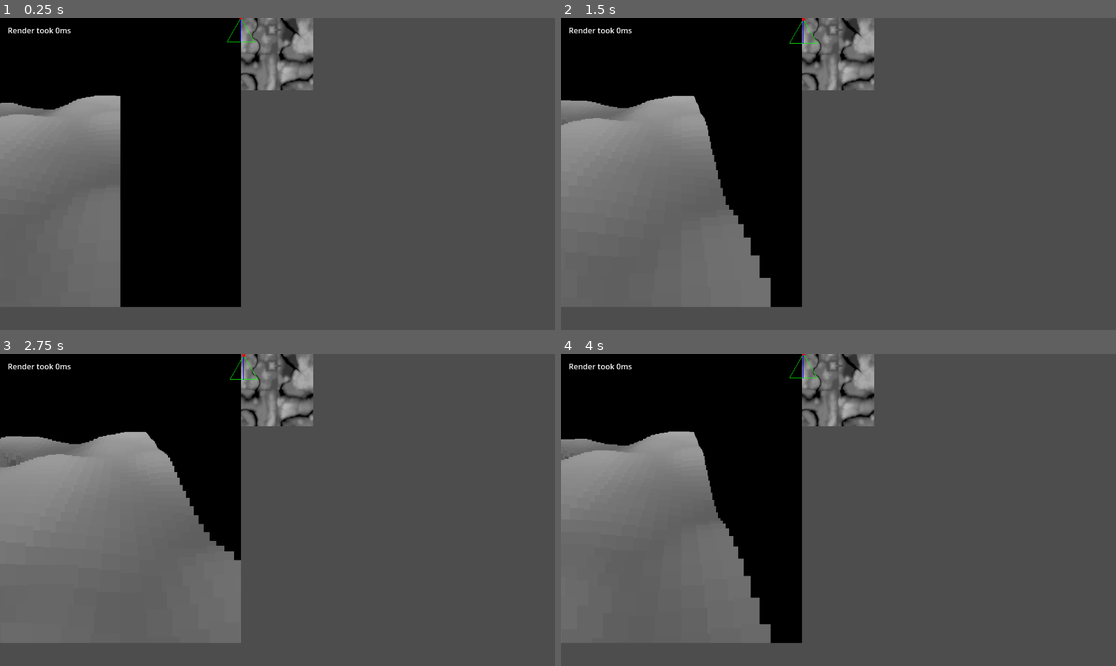
Above: before the commit, frames 1-4 (two rows, left to right).
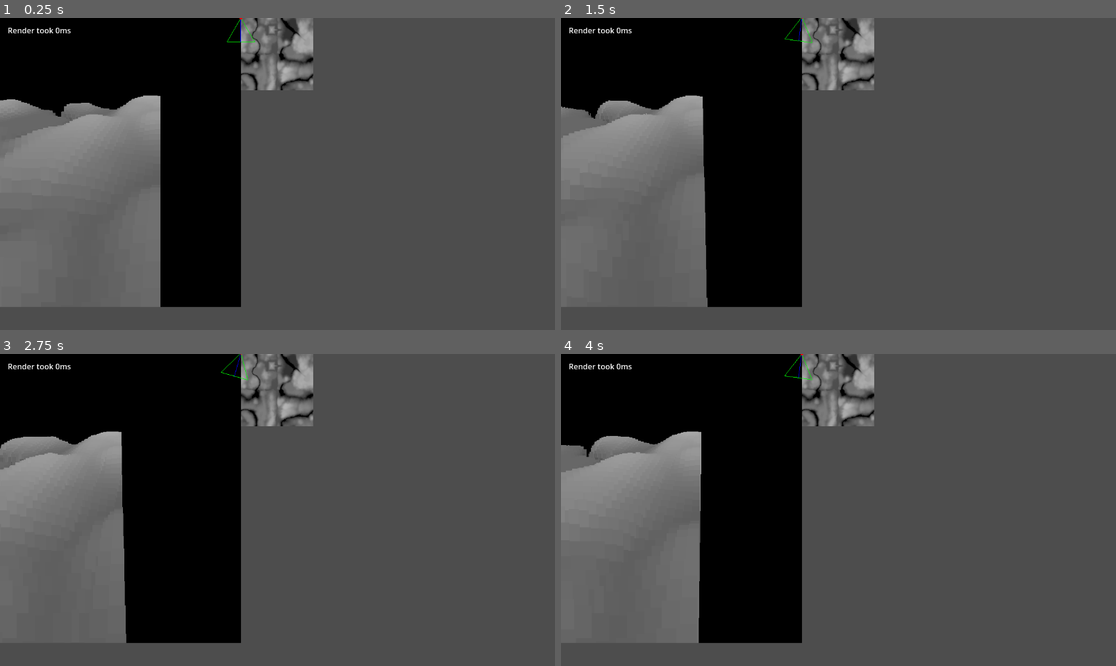
Above: after the commit, the same moments.

Repository: greenpixels/godot-voxel-space-demo
Game: Godot game, scene res://voxel_space_renderer/voxel_space_renderer.tscn
Same seed, same stepped clock (60 frames per second), same inputs: the game is played once before the commit and once after it.
Inputs:
- Up to frame 1 (0.25 s): no input
- Up to frame 2 (1.5 s): tap Enter at 0.5 s; hold Right (ui_right) 0.53-1.28 s; tap Space at 1.25 s; hold Down (ui_down) from 1.28 s (still down)
- Up to frame 3 (2.75 s): tap Enter at 2 s; release Down (ui_down) at 2.03 s; hold Right (ui_right) from 2.03 s (still down)
- Up to frame 4 (4 s): tap Space at 2.75 s; release Right (ui_right) at 2.78 s; hold Up (ui_up) 2.78-3.53 s; tap Enter at 3.5 s; hold Left (ui_left) from 3.53 s (still down)

The runs differ from the first frame. In frame 1, 6.2% of the frame differs, in the area x 0-29%, y 24-93%; in frame 2, 4.5%; in frame 3, 11%, in the area x 0-47%, y 0-93%; in frame 4, 5.0%.

Commit message:
feat: implement rotation

Diff:
--- a/voxel_space_renderer/voxel_space_renderer.gd
+++ b/voxel_space_renderer/voxel_space_renderer.gd
@@ -49,19 +49,20 @@
 		_update_view()
 
 ## The approximate pitch of the view (no performance impact). This determines whether the camera looks up or down.
-@export var pitch = 120.:
+@export var pitch : float = 120.:
 	set(value):
 		pitch = value
 		_update_view()
 
-@export var direction = 0.:
+@export var direction : float = 0.:
 	set(value):
-		direction = value
+		direction = deg_to_rad(value)
 		_update_view()
 
+const STEP_SPEED = 2
+const TURN_SPEED = 8
 var output_texture: ImageTexture;
 var last_render_time = 0
-var font: SystemFont
 
 func _process(_delta):
 	_move_view()
@@ -76,21 +77,21 @@
 	# Draw render width
 	draw_line(
 		map_position + current_position,
-		map_position + current_position + Vector2( - view_width / 2, view_distance),
+		map_position + current_position + Vector2( - view_width / 2, view_distance).rotated(direction),
 		Color.GREEN
 	)
 	draw_line(
 		map_position + current_position,
-		map_position + current_position + Vector2(view_width / 2, view_distance),
+		map_position + current_position + Vector2(view_width / 2, view_distance).rotated(direction),
 		Color.GREEN
 	)
 	draw_line(
-		map_position + current_position + Vector2( - view_width / 2, view_distance),
-		map_position + current_position + Vector2(view_width / 2, view_distance),
+		map_position + current_position + Vector2( - view_width / 2, view_distance).rotated(direction),
+		map_position + current_position + Vector2(view_width / 2, view_distance).rotated(direction),
 		Color.GREEN
 	)
 	# Draw render distance
-	draw_line(map_position + current_position, map_position + current_position + Vector2(0, view_distance), Color.BLUE)
+	draw_line(map_position + current_position, map_position + current_position + Vector2(0, view_distance).rotated(direction), Color.BLUE)
 	# Draw current position
 	draw_circle(map_position + current_position, 3, Color.RED)
 	# Draw debug information
@@ -98,17 +99,15 @@
 
 ## Move the current view based on keyboard input
 func _move_view():
-	const STEP_SPEED = 3
-
 	if Input.is_action_just_pressed("ui_left"):
-		current_position.x -= STEP_SPEED
+		direction = rad_to_deg(direction) - TURN_SPEED
 	elif Input.is_action_just_pressed("ui_right"):
-		current_position.x += STEP_SPEED
+		direction =  rad_to_deg(direction) + TURN_SPEED
 
 	if Input.is_action_just_pressed("ui_down"):
-		current_position.y += STEP_SPEED
+		current_position -= Vector2.from_angle(direction + PI/2) * STEP_SPEED
 	elif Input.is_action_just_pressed("ui_up"):
-		current_position.y -= STEP_SPEED
+		current_position += Vector2.from_angle(direction + PI/2) * STEP_SPEED
 
 ## Update the current view and redraw the rendered output
 func _update_view():
@@ -143,9 +142,15 @@
 	for dist in range(view_distance):
 		var step = dist
 		var triangle_render_width = (tan(deg_to_rad(field_of_view / 2.)) * step) * 2
-		var left_point = current_position + Vector2(triangle_render_width / ( - 2), step)
-		var right_point = left_point + Vector2(triangle_render_width, 0)
-		lines.push_front(_get_line_in_height_map_stretched(left_point, right_point))
+		var left_point = current_position + Vector2(triangle_render_width / ( - 2), step).rotated(direction)
+		var right_point = current_position + Vector2(triangle_render_width, step).rotated(direction)
+
+		lines.push_front(
+			_get_line_in_height_map_stretched(
+				left_point,
+				right_point
+			)
+		)
 
 	return lines
 
Not shown, added: voxel_space_renderer/voxA318.tmp
